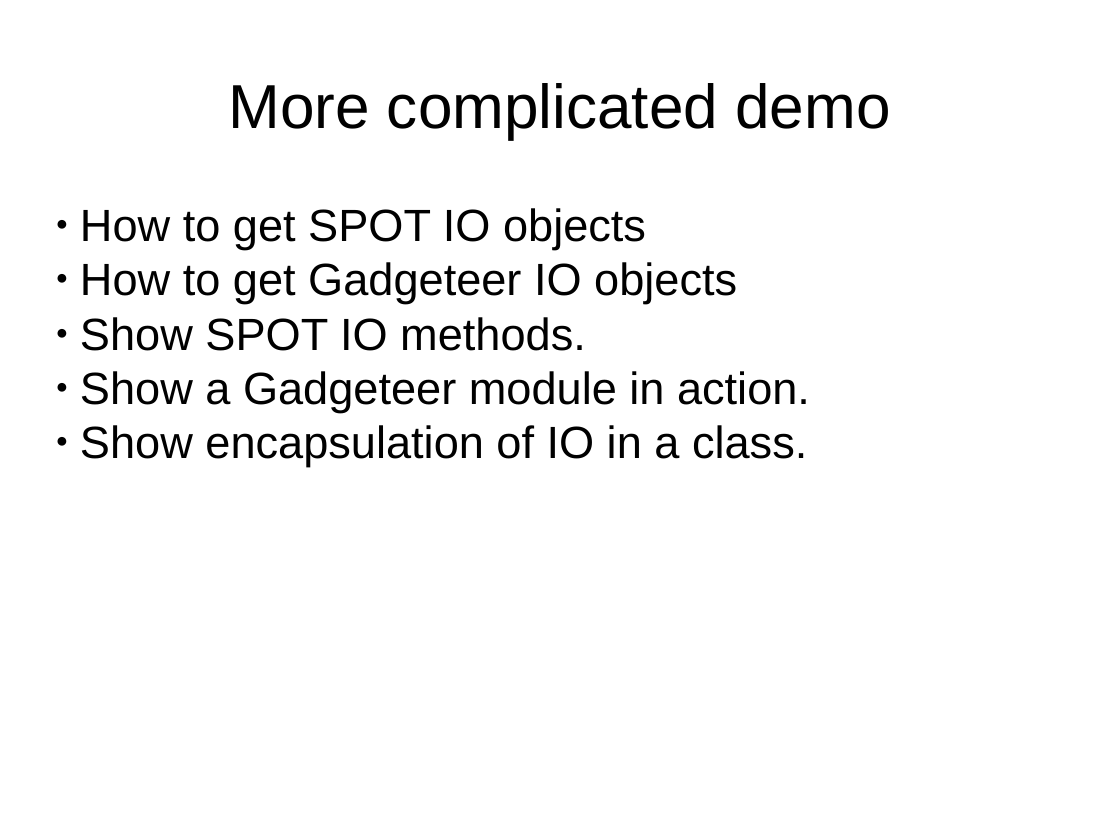
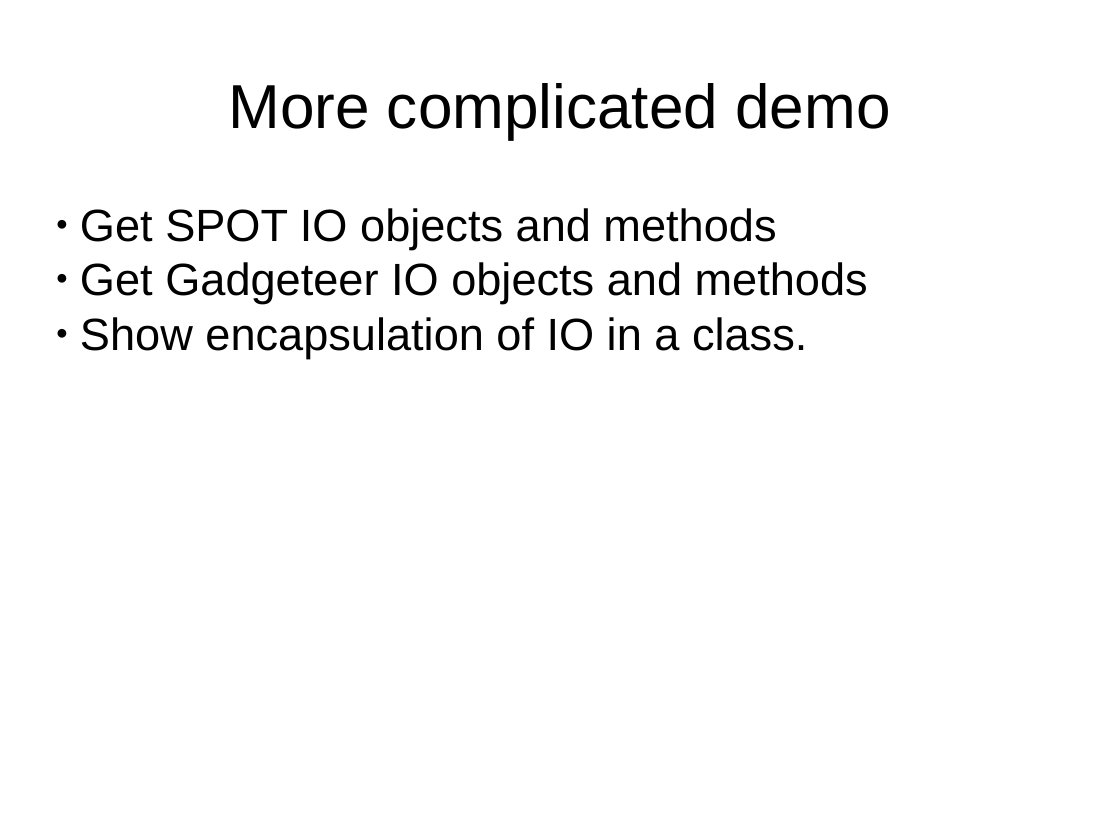
Before and after one commit to mvphelps/Presentations, a slide deck: slide 18 of IADNUG 20150604 Internet of Things NetMF/IoT.pptx. Drawn at 1120x840 pixels with LibreOffice and Linux fonts; fonts in the diff are those of the drawing. Boxes give left, top, right and bottom in pixels: in the first picture for what was removed or moved away, otherwise in the second. Text is boxed around its words. In the diff, an @@ line names an element or a change of style, - is before the commit and + after.

```diff
--- a/IADNUG 20150604 Internet of Things NetMF/IoT.pptx
+++ b/IADNUG 20150604 Internet of Things NetMF/IoT.pptx
@@ text at [80,208,868,304]: text changed @@
-● How to get SPOT IO objects
-● How to get Gadgeteer IO objects
-● Show SPOT IO methods.
-● Show a Gadgeteer module in action.
+● Get SPOT IO objects and methods
+● Get Gadgeteer IO objects and methods
```
Also in this commit, not shown: 2 other slides changed, 1 other file.
